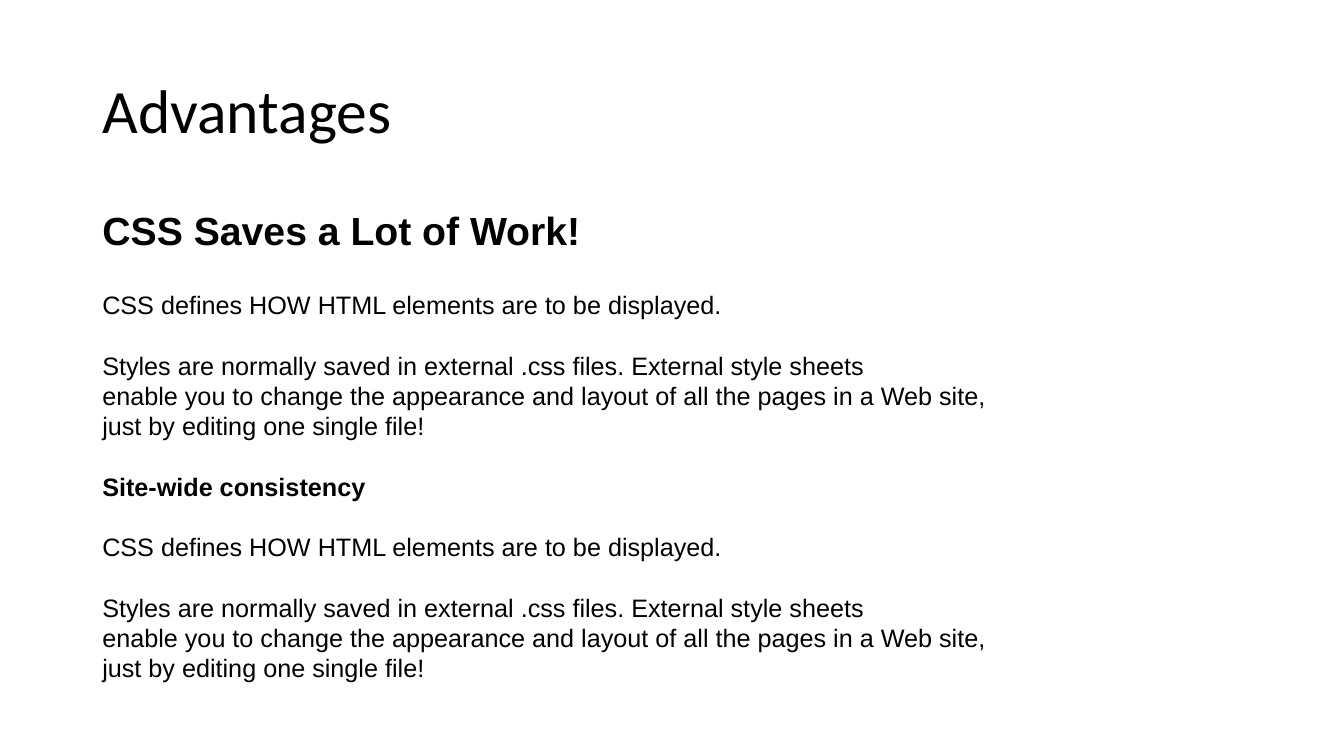
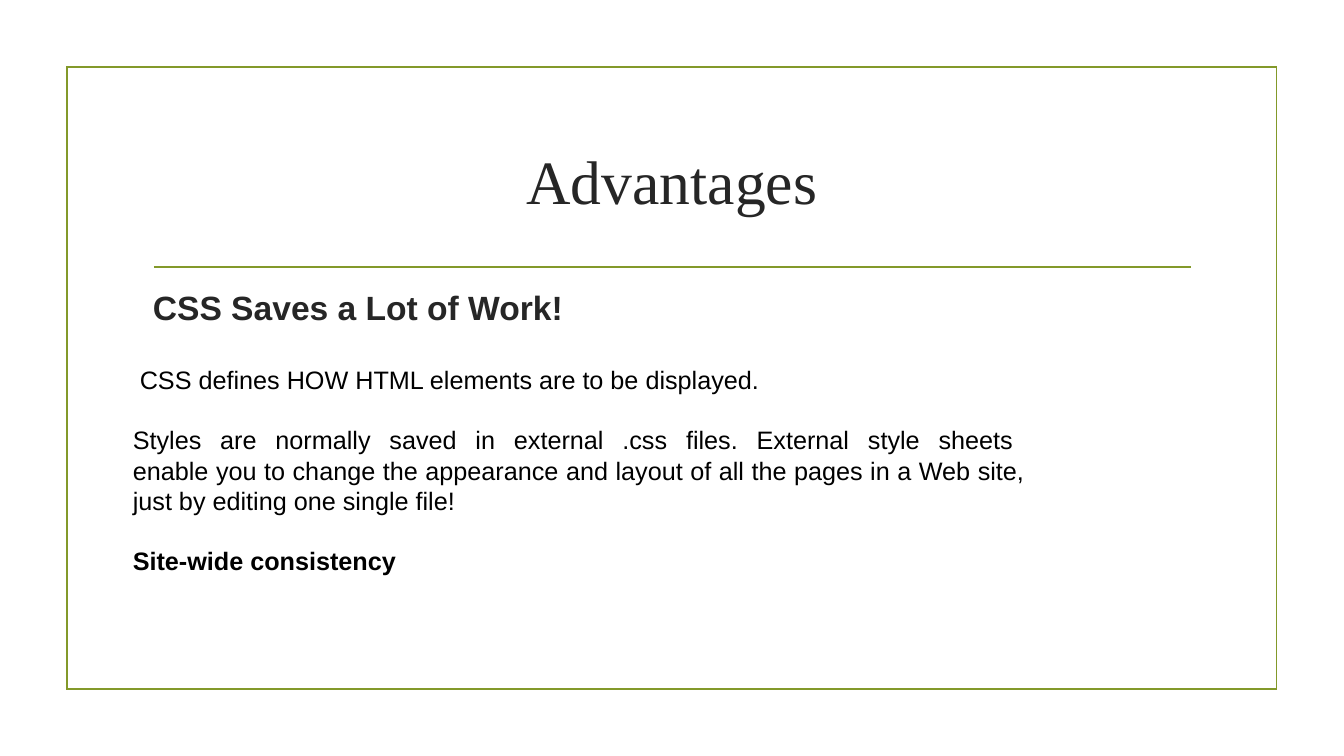
Before and after one commit to saikirandd/cssworkshop, a slide deck: slide 19 of Cascading Style Sheets- CSS.pptx (slide 16 before the commit). Drawn at 1344x756 pixels with LibreOffice and Linux fonts; fonts in the diff are those of the drawing; background and template pictures are left out. Boxes give left, top, right and bottom in pixels: in the first picture for what was removed or moved away, otherwise in the second. Text is boxed around its words. In the diff, an @@ line names an element or a change of style, - is before the commit and + after.

```diff
--- a/Cascading Style Sheets- CSS.pptx
+++ b/Cascading Style Sheets- CSS.pptx
@@ rectangle added at [67, 68, 1276, 690], outline #83992A 1.25 pt @@
@@ title "Advantages": place and size @@
-title "Advantages" at [102, 90, 391, 144]
+title "Advantages" at [526, 161, 817, 216]
@@ title "Advantages" at [526, 161, 817, 216]: font Calibri to Times New Roman, text colour #000000 to #262626; alignment left to centre; line spacing 0.9 to 1 @@
@@ line added from (154, 267) to (1191, 267), #83992A 1.25 pt @@
@@ text "CSS defines HOW HTML elements ...": place and size @@
-text "CSS defines HOW HTML elements ..." at [102, 295, 985, 683]
+text "CSS defines HOW HTML elements ..." at [133, 370, 1024, 576]
@@ text "CSS Saves a Lot of ...": place and size @@
-text "CSS Saves a Lot of ..." at [102, 216, 580, 246]
+text "CSS Saves a Lot of ..." at [153, 295, 563, 321]
@@ text "CSS Saves a Lot of ..." at [153, 295, 563, 321]: size 28 to 24 pt, text colour #000000 to #262626; more space between paragraphs @@
@@ text at [133, 370, 1024, 516]: alignment left to justified @@
@@ text at [102, 537, 985, 683]: paragraphs removed @@
-CSS defines HOW HTML elements are to be displayed.
-Styles are normally saved in external .css files. External style sheets
-enable you to change the appearance and layout of all the pages in a Web site,
-just by editing one single file!
```
Also in this commit, not shown: 20 other slides changed, 2 slides added.
